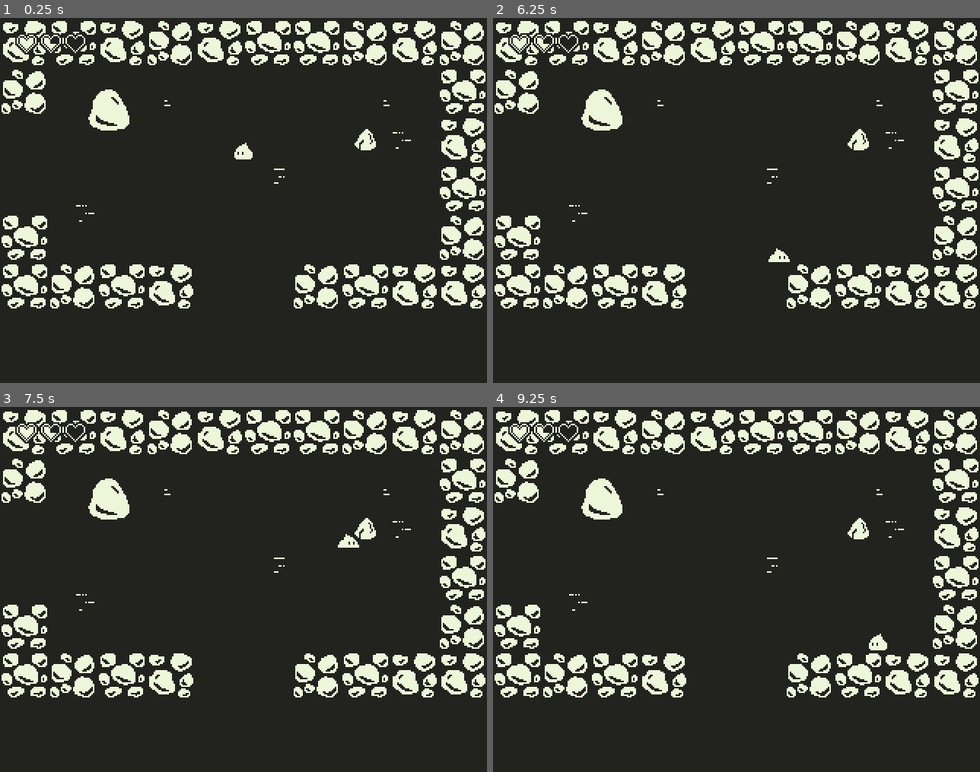
Above: before the commit, frames 1-4 (two rows, left to right).
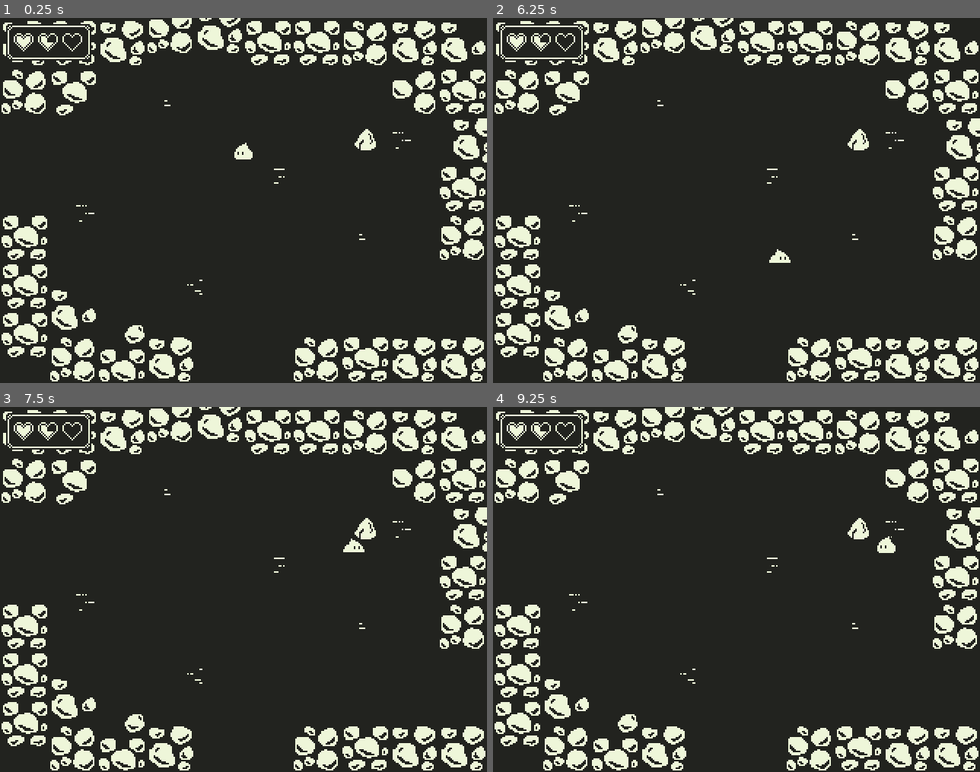
Above: after the commit, the same moments.

Repository: dweckerly/1bit
Game: Godot game, scene res://scenes/world/area-0.tscn
Same seed, same stepped clock (60 frames per second), same inputs: the game is played once before the commit and once after it.
Inputs:
- Up to frame 1 (0.25 s): no input
- Up to frame 2 (6.25 s): tap Enter (ui_accept) at 0.5, 0.77, 1.52, 3.02, 3.77, 4.52, 6.02 s; hold Right (ui_right) 0.53-1.28 s; hold Down (ui_down) 1.28-2.03 s; hold Right (ui_right) 2.03-2.78 s; hold Up (ui_up) 2.78-3.53 s; hold Left (ui_left) 3.53-5.03 s; hold Down (ui_down) 5.03-5.78 s; hold Right (ui_right) from 5.78 s (still down)
- Up to frame 3 (7.5 s): release Right (ui_right) at 6.53 s; hold Up (ui_up) 6.53-7.28 s; tap Enter (ui_accept) at 6.77 s; hold Right (ui_right) from 7.28 s (still down)
- Up to frame 4 (9.25 s): tap Enter (ui_accept) at 7.52, 9.02 s; release Right (ui_right) at 8.03 s; hold Down (ui_down) 8.03-8.78 s; hold Left (ui_left) from 8.78 s (still down)

The runs differ from the first frame. In frame 1, 14% of the frame differs, in the area x 0-100%, y 0-100%; in frame 2, 14%; in frame 3, 14%; in frame 4, 14%.

Commit message:
new rocks and HUD assets

Diff:
--- /dev/null
+++ b/scenes/environment/rocks/rock-2.tscn
@@ -0,0 +1,17 @@
+[gd_scene load_steps=3 format=2]
+
+[ext_resource path="res://art/environment/rocks/rock-2.png" type="Texture" id=1]
+
+[sub_resource type="CapsuleShape2D" id=1]
+radius = 4.0
+height = 4.0
+
+[node name="rock-1" type="StaticBody2D"]
+
+[node name="Sprite" type="Sprite" parent="."]
+position = Vector2( 0, -1 )
+texture = ExtResource( 1 )
+
+[node name="CollisionShape2D" type="CollisionShape2D" parent="."]
+rotation = 1.5708
+shape = SubResource( 1 )
--- /dev/null
+++ b/scenes/environment/rocks/rock-3.tscn
@@ -0,0 +1,18 @@
+[gd_scene load_steps=3 format=2]
+
+[ext_resource path="res://art/environment/rocks/rock-3.png" type="Texture" id=1]
+
+[sub_resource type="CapsuleShape2D" id=1]
+radius = 4.0
+height = 6.0
+
+[node name="rock-1" type="StaticBody2D"]
+
+[node name="Sprite" type="Sprite" parent="."]
+position = Vector2( 0, -2 )
+texture = ExtResource( 1 )
+
+[node name="CollisionShape2D" type="CollisionShape2D" parent="."]
+position = Vector2( -1, 0 )
+rotation = 1.5708
+shape = SubResource( 1 )
--- /dev/null
+++ b/scenes/environment/rocks/rock-cluster-0.tscn
@@ -0,0 +1,12 @@
+[gd_scene load_steps=2 format=2]
+
+[ext_resource path="res://art/environment/rocks/rock-cluster-0.png" type="Texture" id=1]
+
+[node name="rock-cluster-0" type="StaticBody2D"]
+
+[node name="Sprite" type="Sprite" parent="."]
+position = Vector2( 0, -8 )
+texture = ExtResource( 1 )
+
+[node name="CollisionPolygon2D" type="CollisionPolygon2D" parent="."]
+polygon = PoolVector2Array( -17, -1, -10, 6, 16, 5, 17, -11, 2, -11, -2, -15, -2, -23, -16, -23 )
--- /dev/null
+++ b/scenes/environment/rocks/rock-cluster-1.tscn
@@ -0,0 +1,11 @@
+[gd_scene load_steps=2 format=2]
+
+[ext_resource path="res://art/environment/rocks/rock-cluster-1.png" type="Texture" id=1]
+
+[node name="rock-cluster-1" type="StaticBody2D"]
+
+[node name="Sprite" type="Sprite" parent="."]
+texture = ExtResource( 1 )
+
+[node name="CollisionPolygon2D" type="CollisionPolygon2D" parent="."]
+polygon = PoolVector2Array( -16, -13, 16, -15, 15, 17, -3, 16, -16, 6 )
--- /dev/null
+++ b/scenes/environment/rocks/rock-cluster-2.tscn
@@ -0,0 +1,13 @@
+[gd_scene load_steps=2 format=2]
+
+[ext_resource path="res://art/environment/rocks/rock-cluster-2.png" type="Texture" id=1]
+
+[node name="rock-cluster-2" type="StaticBody2D"]
+
+[node name="Sprite" type="Sprite" parent="."]
+position = Vector2( 0.200001, 1.2 )
+texture = ExtResource( 1 )
+
+[node name="CollisionPolygon2D" type="CollisionPolygon2D" parent="."]
+position = Vector2( 0.200001, 1.2 )
+polygon = PoolVector2Array( -15, -14, -15, -2, -12, 3, -13, 15, -1, 17, 4, 9, 11, 8, 13, -1, 19, -6, 15, -16, 3, -16, -1, -15, -7, -17 )
--- a/scenes/ui/HUD.tscn
+++ b/scenes/ui/HUD.tscn
@@ -1,5 +1,6 @@
-[gd_scene load_steps=2 format=2]
+[gd_scene load_steps=3 format=2]
 
+[ext_resource path="res://art/ui/hud-heart-box.png" type="Texture" id=1]
 [ext_resource path="res://scripts/HUD.gd" type="Script" id=2]
 
 [node name="HUD" type="Control"]
@@ -7,6 +8,16 @@
 anchor_bottom = 1.0
 script = ExtResource( 2 )
 
+[node name="Sprite" type="Sprite" parent="."]
+position = Vector2( 32, 16 )
+z_index = 1
+texture = ExtResource( 1 )
+
 [node name="HeartContainer" type="Control" parent="."]
-margin_right = 40.0
+margin_right = 144.0
 margin_bottom = 40.0
+
+[node name="ItemContainer" type="Control" parent="."]
+margin_left = 160.0
+margin_right = 304.0
+margin_bottom = 40.0
--- a/scenes/ui/Heart.tscn
+++ b/scenes/ui/Heart.tscn
@@ -8,5 +8,6 @@
 
 [node name="Sprite" type="Sprite" parent="."]
 position = Vector2( 8, 8 )
+z_index = 20
 texture = ExtResource( 2 )
 hframes = 5
--- a/scenes/world/area-0.tscn
+++ b/scenes/world/area-0.tscn
@@ -1,6 +1,6 @@
-[gd_scene load_steps=12 format=2]
+[gd_scene load_steps=16 format=2]
 
-[ext_resource path="res://scenes/environment/rocks/rock-big-1.tscn" type="PackedScene" id=1]
+[ext_resource path="res://art/environment/ground/dirt-11.png" type="Texture" id=1]
 [ext_resource path="res://scenes/world/Portals/Portal.tscn" type="PackedScene" id=2]
 [ext_resource path="res://scenes/environment/rocks/rock-1.tscn" type="PackedScene" id=3]
 [ext_resource path="res://scenes/environment/rocks/rock-wall-1.tscn" type="PackedScene" id=4]
@@ -11,6 +11,10 @@
 [ext_resource path="res://art/environment/ground/dirt-3.png" type="Texture" id=9]
 [ext_resource path="res://scenes/world/Start.gd" type="Script" id=10]
 [ext_resource path="res://scenes/world/Portals/Portal-Vertical.tscn" type="PackedScene" id=11]
+[ext_resource path="res://scenes/environment/rocks/rock-0.tscn" type="PackedScene" id=12]
+[ext_resource path="res://scenes/environment/rocks/rock-cluster-0.tscn" type="PackedScene" id=13]
+[ext_resource path="res://scenes/environment/rocks/rock-cluster-1.tscn" type="PackedScene" id=14]
+[ext_resource path="res://scenes/environment/rocks/rock-cluster-2.tscn" type="PackedScene" id=15]
 
 [node name="YSort" type="YSort"]
 script = ExtResource( 10 )
@@ -22,7 +26,7 @@
 texture = ExtResource( 9 )
 
 [node name="Dirt-5" type="Sprite" parent="Ground"]
-position = Vector2( 256, 56 )
+position = Vector2( 240, 144 )
 texture = ExtResource( 9 )
 
 [node name="Dirt-6" type="Sprite" parent="Ground"]
@@ -37,6 +41,10 @@
 position = Vector2( 184, 104 )
 texture = ExtResource( 7 )
 
+[node name="Dirt-11" type="Sprite" parent="Ground"]
+position = Vector2( 128, 176 )
+texture = ExtResource( 1 )
+
 [node name="rock wall" type="Node2D" parent="."]
 
 [node name="rock-wall-0" parent="rock wall" instance=ExtResource( 5 )]
@@ -48,8 +56,11 @@
 [node name="rock-wall-4" parent="rock wall" instance=ExtResource( 6 )]
 position = Vector2( 16, 144 )
 
+[node name="rock-wall-26" parent="rock wall" instance=ExtResource( 6 )]
+position = Vector2( 16, 176 )
+
 [node name="rock-wall-5" parent="rock wall" instance=ExtResource( 6 )]
-position = Vector2( 16, 176 )
+position = Vector2( 16, 208 )
 
 [node name="rock-wall-6" parent="rock wall" instance=ExtResource( 6 )]
 position = Vector2( 48, 16 )
@@ -70,19 +81,16 @@
 position = Vector2( 272, 16 )
 
 [node name="rock-wall-12" parent="rock wall" instance=ExtResource( 4 )]
-position = Vector2( 112, 16 )
+position = Vector2( 112, 8 )
 
 [node name="rock-wall-13" parent="rock wall" instance=ExtResource( 5 )]
-position = Vector2( 144, 16 )
-
-[node name="rock-wall-14" parent="rock wall" instance=ExtResource( 4 )]
-position = Vector2( 304, 16 )
+position = Vector2( 144, 8 )
 
 [node name="rock-wall-15" parent="rock wall" instance=ExtResource( 6 )]
 position = Vector2( 304, 48 )
 
 [node name="rock-wall-16" parent="rock wall" instance=ExtResource( 5 )]
-position = Vector2( 304, 80 )
+position = Vector2( 312, 80 )
 
 [node name="rock-wall-17" parent="rock wall" instance=ExtResource( 6 )]
 position = Vector2( 304, 112 )
@@ -91,34 +99,49 @@
 position = Vector2( 304, 144 )
 
 [node name="rock-wall-19" parent="rock wall" instance=ExtResource( 5 )]
-position = Vector2( 304, 176 )
+position = Vector2( 304, 224 )
 
 [node name="rock-wall-20" parent="rock wall" instance=ExtResource( 4 )]
-position = Vector2( 48, 176 )
+position = Vector2( 48, 224 )
 
 [node name="rock-wall-21" parent="rock wall" instance=ExtResource( 6 )]
-position = Vector2( 80, 176 )
+position = Vector2( 80, 232 )
 
 [node name="rock-wall-22" parent="rock wall" instance=ExtResource( 5 )]
-position = Vector2( 272, 176 )
+position = Vector2( 272, 224 )
 
 [node name="rock-wall-23" parent="rock wall" instance=ExtResource( 6 )]
-position = Vector2( 240, 176 )
+position = Vector2( 240, 224 )
 
 [node name="rock-wall-24" parent="rock wall" instance=ExtResource( 4 )]
-position = Vector2( 208, 176 )
+position = Vector2( 208, 224 )
 
 [node name="rock-wall-25" parent="rock wall" instance=ExtResource( 5 )]
-position = Vector2( 112, 176 )
+position = Vector2( 112, 224 )
 
 [node name="0-South" parent="." instance=ExtResource( 2 )]
-position = Vector2( 160, 184 )
+position = Vector2( 160, 232 )
 
 [node name="0-West" parent="." instance=ExtResource( 11 )]
 position = Vector2( 0, 96 )
 
-[node name="rock-big-1" parent="." instance=ExtResource( 1 )]
-position = Vector2( 72, 64 )
+[node name="0-East" parent="." instance=ExtResource( 11 )]
+position = Vector2( 320, 184 )
 
 [node name="rock-1" parent="." instance=ExtResource( 3 )]
 position = Vector2( 240, 80 )
+
+[node name="rock-0" parent="." instance=ExtResource( 12 )]
+position = Vector2( 88, 208 )
+
+[node name="rock-cluster-0" parent="." instance=ExtResource( 13 )]
+position = Vector2( 48, 200 )
+
+[node name="rock-cluster-1" parent="." instance=ExtResource( 14 )]
+position = Vector2( 272, 48 )
+
+[node name="rock-cluster-2" parent="." instance=ExtResource( 13 )]
+position = Vector2( 304, 24 )
+
+[node name="rock-cluster-3" parent="." instance=ExtResource( 15 )]
+position = Vector2( 48, 48 )
--- a/scripts/HUD.gd
+++ b/scripts/HUD.gd
@@ -1,6 +1,7 @@
 extends Control
 
-const HEART_OFFSET = 10
+const HEART_X_OFFSET = 8
+const HEART_Y_OFFSET = 9
 
 onready var heart_container
 
@@ -13,11 +14,10 @@
 func add_hearts():
 	heart_container = $HeartContainer
 	hearts = Global.player.max_hp / 4
-	print(hearts)
 	for n in hearts:
 		var heart = heart_scene.instance()
 		$HeartContainer.add_child(heart)
-		heart.position = Vector2((16 * n) + HEART_OFFSET, HEART_OFFSET)
+		heart.position = Vector2((16 * n) + HEART_X_OFFSET, HEART_Y_OFFSET)
 	fill_hearts()
 
 func fill_hearts():
Binary file added: art/environment/rocks/rock-2.png
Not shown, added: art/environment/rocks/rock-2.png.import
Binary file added: art/environment/rocks/rock-3.png
Not shown, added: art/environment/rocks/rock-3.png.import
Binary file added: art/environment/rocks/rock-cluster-0.png
Not shown, added: art/environment/rocks/rock-cluster-0.png.import
Binary file added: art/environment/rocks/rock-cluster-1.png
Not shown, added: art/environment/rocks/rock-cluster-1.png.import
Binary file added: art/environment/rocks/rock-cluster-2.png
Not shown, added: art/environment/rocks/rock-cluster-2.png.import
Binary file added: art/environment/rocks/rock-cluster-small-0.png
Not shown, added: art/environment/rocks/rock-cluster-small-0.png.import
(and 12 more such lines)
